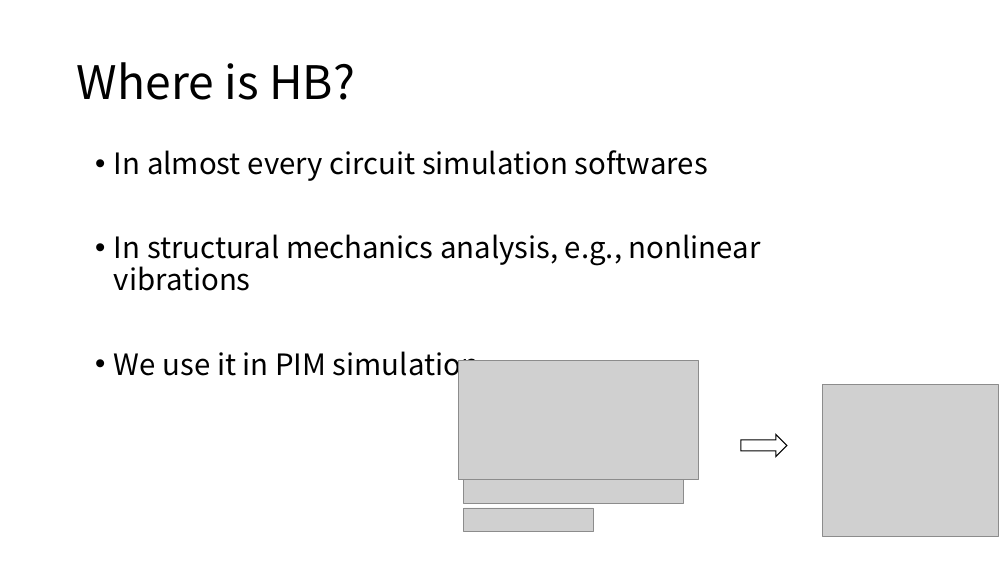
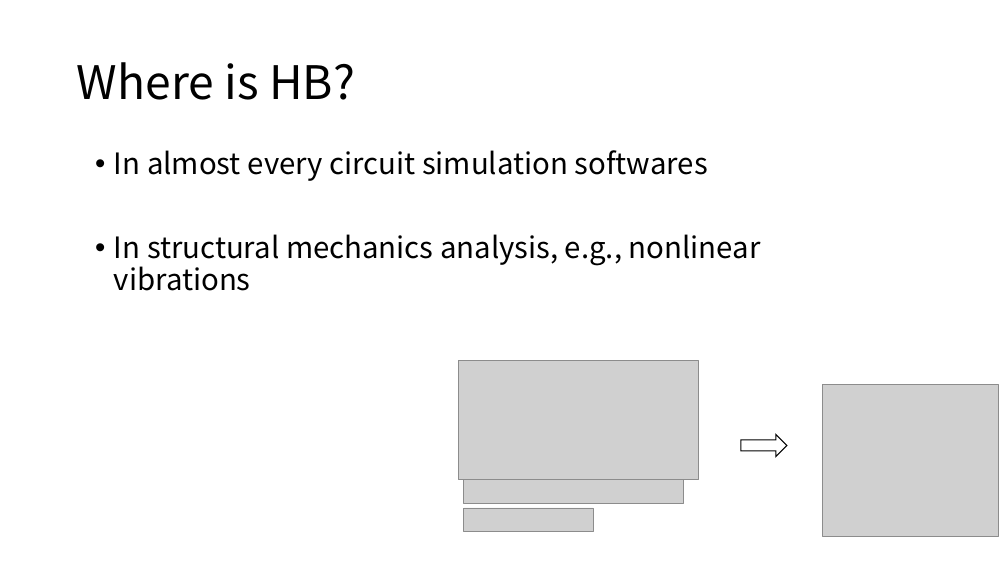
Before and after one commit to NjJu1/SpaceMaterial, a slide deck: slide 4 of Introduction to Harmonic Balance method.pptx. Drawn at 1008x567 pixels with LibreOffice and Linux fonts; fonts in the diff are those of the drawing; grey boxes stand for pictures. Boxes give left, top, right and bottom in pixels: in the first picture for what was removed or moved away, otherwise in the second. Text is boxed around its words. In the diff, an @@ line names an element or a change of style, - is before the commit and + after.

```diff
--- a/Introduction to Harmonic Balance method.pptx
+++ b/Introduction to Harmonic Balance method.pptx
@@ text at (x1=114, y1=351, x2=479, y2=383): paragraph removed @@
-• We use it in PIM simulation
```
Also in this commit, not shown: 1 other slide changed.
